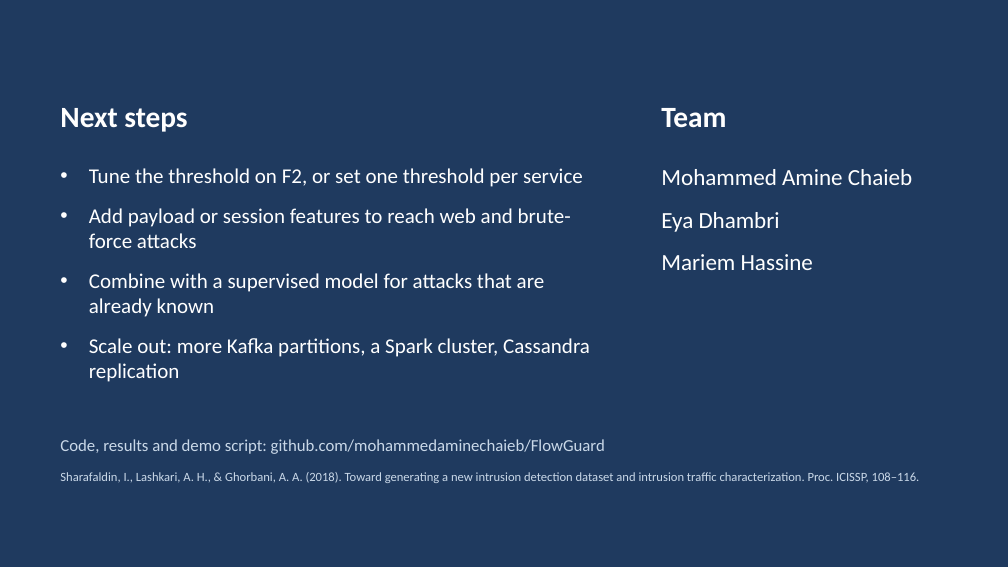
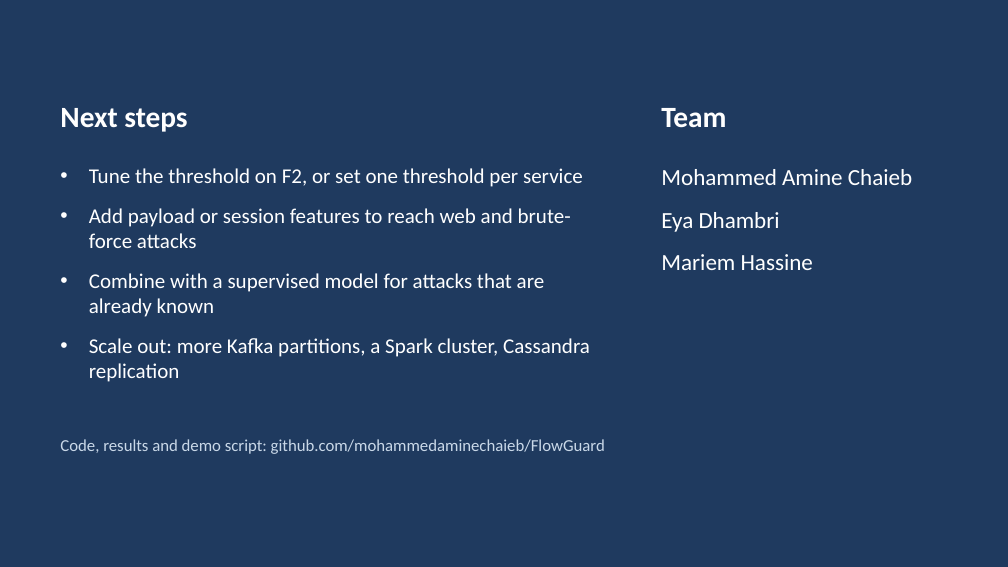
Before and after one commit to mohammedaminechaieb/FlowGuard, a slide deck: slide 10 of docs/FlowGuard.pptx. Drawn at 1008x567 pixels with LibreOffice and Linux fonts; fonts in the diff are those of the drawing. Boxes give left, top, right and bottom in pixels: in the first picture for what was removed or moved away, otherwise in the second. Text is boxed around its words. In the diff, an @@ line names an element or a change of style, - is before the commit and + after.

Commit message:
final presentation

```diff
--- a/docs/FlowGuard.pptx
+++ b/docs/FlowGuard.pptx
@@ text removed at bbox=[60, 472, 920, 483] @@
-Sharafaldin, I., Lashkari, A. H., & Ghorbani, A. A. (2018). Toward generating a new intrusion detection dataset and intrusion traffic characterization. Proc. ICISSP, 108–116.
```
Also in this commit, not shown: 6 other slides changed, 1 other file.
